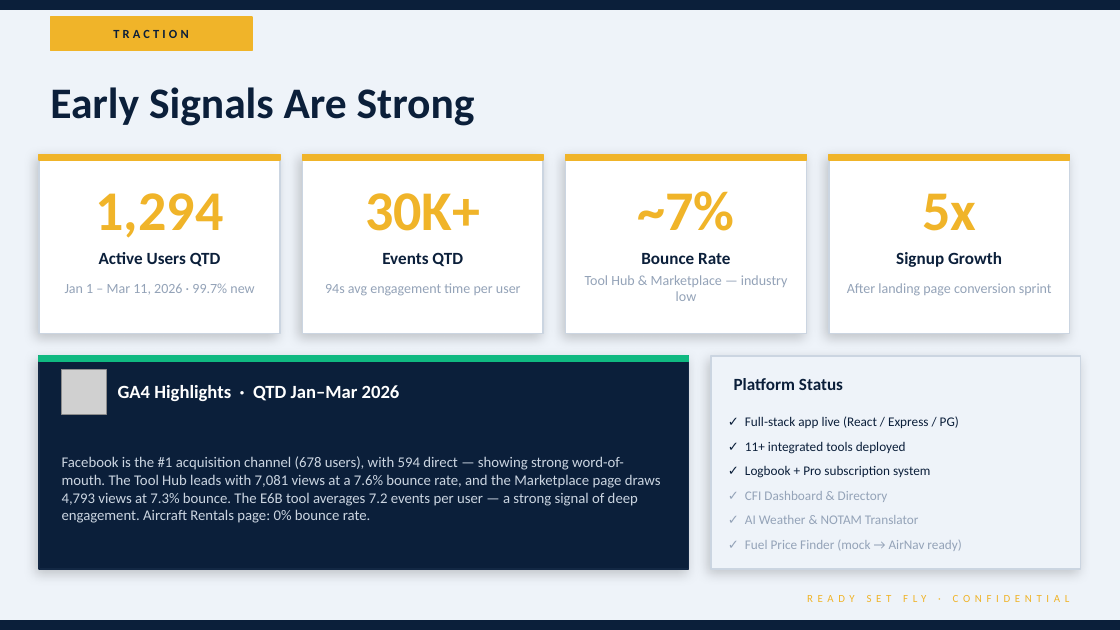
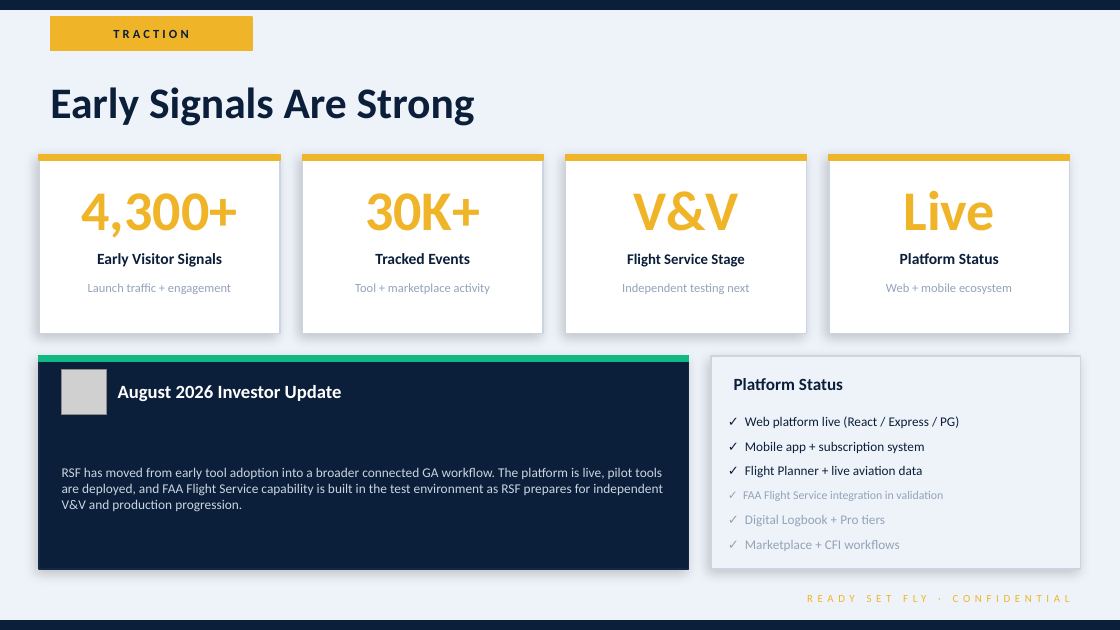
Before and after one commit to Cory7717/ReadySetFlyWeb, a slide deck: slide 5 of client/public/downloads/RSF_Investor_Pitch_Deck.pptx. Drawn at 1120x630 pixels with LibreOffice and Linux fonts; fonts in the diff are those of the drawing; grey boxes stand for pictures. Boxes give left, top, right and bottom in pixels: in the first picture for what was removed or moved away, otherwise in the second. Text is boxed around its words. In the diff, an @@ line names an element or a change of style, - is before the commit and + after.

```diff
--- a/client/public/downloads/RSF_Investor_Pitch_Deck.pptx
+++ b/client/public/downloads/RSF_Investor_Pitch_Deck.pptx
@@ text at [82,193,238,238]: text changed @@
-1,294
+4,300+
@@ text at [633,191,739,231]: text changed @@
-~7%
+V&V
@@ text at [903,190,995,231]: text changed @@
-5x
+Live
@@ text at [97,253,222,267]: text changed; size 11 to 10 pt @@
-Active Users QTD
+Early Visitor Signals
@@ text at [375,253,470,264]: text changed; size 11 to 10 pt @@
-Events QTD
+Tracked Events
@@ text at [627,253,744,267]: text changed; size 11 to 9.5 pt @@
-Bounce Rate
+Flight Service Stage
@@ text at [900,253,999,264]: text changed; size 11 to 10 pt @@
-Signup Growth
+Platform Status
@@ text at [88,283,231,294]: text changed; size 9 to 8 pt @@
-Jan 1 – Mar 11, 2026 · 99.7% new
+Launch traffic + engagement
@@ text at [355,283,490,294]: text changed; size 9 to 8 pt @@
-94s avg engagement time per user
+Tool + marketplace activity
@@ text at [622,283,749,294]: text changed; size 9 to 8 pt @@
-Tool Hub & Marketplace — industry low
+Independent testing next
@@ text at [886,283,1012,294]: text changed; size 9 to 8 pt @@
-After landing page conversion sprint
+Web + mobile ecosystem
@@ text at [118,385,342,401]: text changed @@
-GA4 Highlights · QTD Jan–Mar 2026
+August 2026 Investor Update
@@ text at [745,416,959,428]: text changed @@
-✓ Full-stack app live (React / Express / PG)
+✓ Web platform live (React / Express / PG)
@@ text at [745,441,924,453]: text changed @@
-✓ 11+ integrated tools deployed
+✓ Mobile app + subscription system
@@ text at [62,467,663,512]: text changed; size 9.5 to 8.6 pt @@
-Facebook is the #1 acquisition channel (678 users), with 594 direct — showing strong word-of-mouth. The Tool Hub leads with 7,081 views at a 7.6% bounce rate, and the Marketplace page draws 4,793 views at 7.3% bounce. The E6B tool averages 7.2 events per user — a strong signal of deep engagement. Aircraft Rentals page: 0% bounce rate.
+RSF has moved from early tool adoption into a broader connected GA workflow. The platform is live, pilot tools are deployed, and FAA Flight Service capability is built in the test environment as RSF prepares for independent V&V and production progression.
@@ text at [745,466,923,478]: text changed @@
-✓ Logbook + Pro subscription system
+✓ Flight Planner + live aviation data
@@ text at [743,491,943,501]: text changed; size 8.5 to 7.6 pt @@
-✓ CFI Dashboard & Directory
+✓ FAA Flight Service integration in validation
@@ text at [745,515,886,526]: text changed @@
-✓ AI Weather & NOTAM Translator
+✓ Digital Logbook + Pro tiers
@@ text at [745,540,899,551]: text changed @@
-✓ Fuel Price Finder (mock → AirNav ready)
+✓ Marketplace + CFI workflows
```
Also in this commit, not shown: 8 other slides changed, 3 other files.
